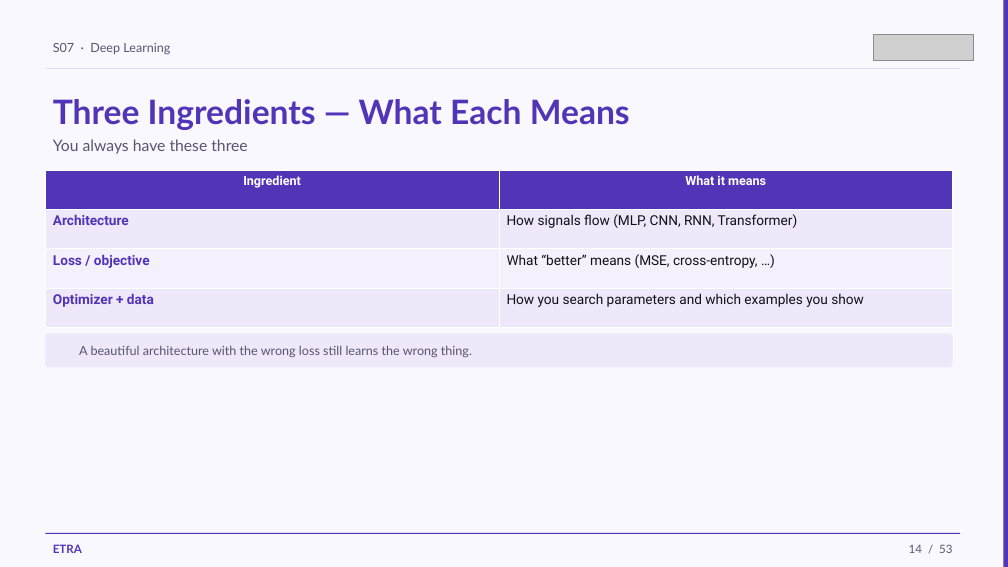
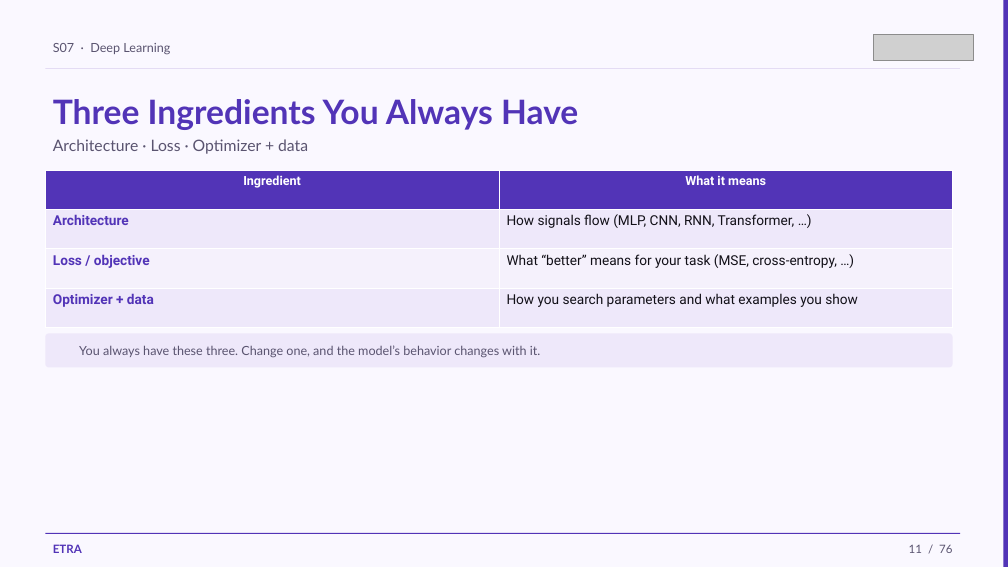
Before and after one commit to iksasa15/AI-ML, a slide deck: slide 11 of web-presentation/pdf-exports/Week2-Session1-Deep-Learning.pptx (slide 14 before the commit). Drawn at 1008x567 pixels with LibreOffice and Linux fonts; fonts in the diff are those of the drawing; grey boxes stand for pictures. Boxes give left, top, right and bottom in pixels: in the first picture for what was removed or moved away, otherwise in the second. Text is boxed around its words. In the diff, an @@ line names an element or a change of style, - is before the commit and + after.

```diff
--- a/web-presentation/pdf-exports/Week2-Session1-Deep-Learning.pptx
+++ b/web-presentation/pdf-exports/Week2-Session1-Deep-Learning.pptx
@@ text at [53,99,578,130]: text changed @@
-Three Ingredients — What Each Means
+Three Ingredients You Always Have
@@ text at [53,139,308,154]: text changed @@
-You always have these three
+Architecture · Loss · Optimizer + data
@@ table at [45,170,953,327] @@
-row 2, column 2: How signals flow (MLP, CNN, RNN, Transformer)
+row 2, column 2: How signals flow (MLP, CNN, RNN, Transformer, …)
-row 3, column 2: What “better” means (MSE, cross-entropy, …)
+row 3, column 2: What “better” means for your task (MSE, cross-entropy, …)
-row 4, column 2: How you search parameters and which examples you show
+row 4, column 2: How you search parameters and what examples you show
@@ text at [79,345,541,357]: text changed @@
-A beautiful architecture with the wrong loss still learns the wrong thing.
+You always have these three. Change one, and the model’s behavior changes with it.
@@ text at [909,544,952,553]: text changed @@
-14 / 53
+11 / 76
```
Also in this commit, not shown: 48 other slides changed, 26 slides added, 3 slides removed, 11 other files.
